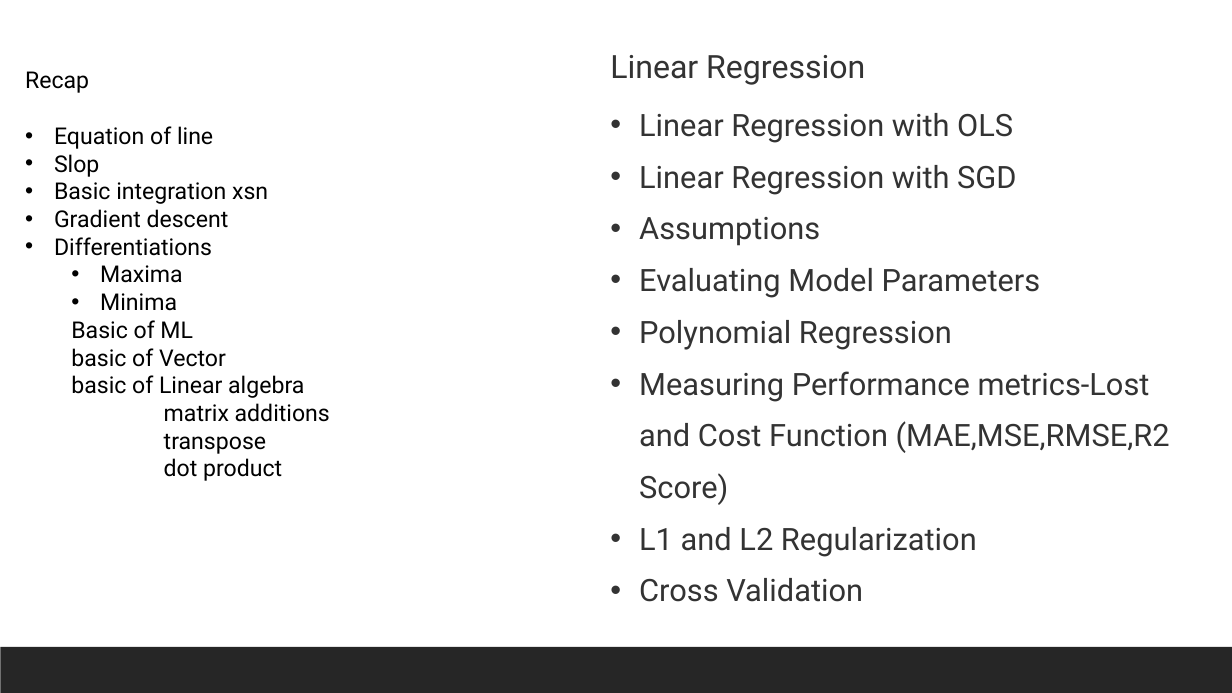
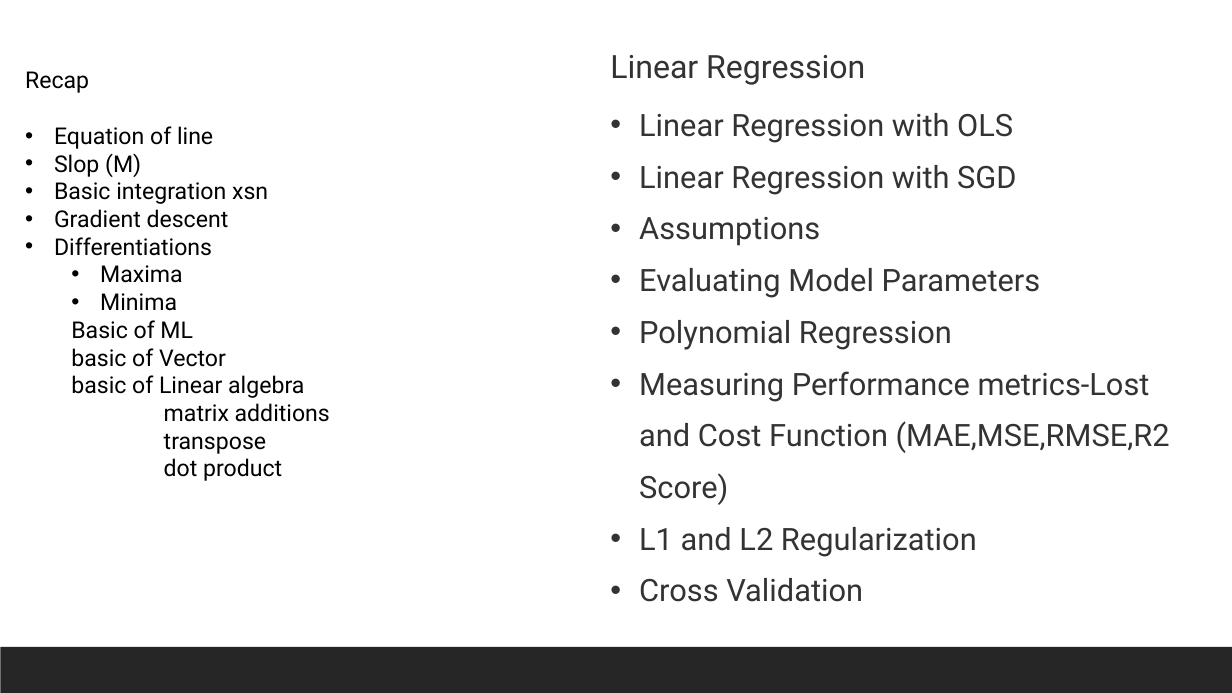
Before and after one commit to shahil04/ds_materials, a slide deck: slide 2 of Machine Learning/ml_class/ml_class_notes/class_2_Linear Regression_class_2.pptx. Drawn at 1232x693 pixels with LibreOffice and Linux fonts; fonts in the diff are those of the drawing. Boxes give left, top, right and bottom in pixels: in the first picture for what was removed or moved away, otherwise in the second. Text is boxed around its words. In the diff, an @@ line names an element or a change of style, - is before the commit and + after.

```diff
--- a/Machine Learning/ml_class/ml_class_notes/class_2_Linear Regression_class_2.pptx
+++ b/Machine Learning/ml_class/ml_class_notes/class_2_Linear Regression_class_2.pptx
@@ text at box(54, 153, 141, 177): text changed @@
-• Slop
+• Slop (M)
```
Also in this commit, not shown: 1 other slide changed, 51 other files.
